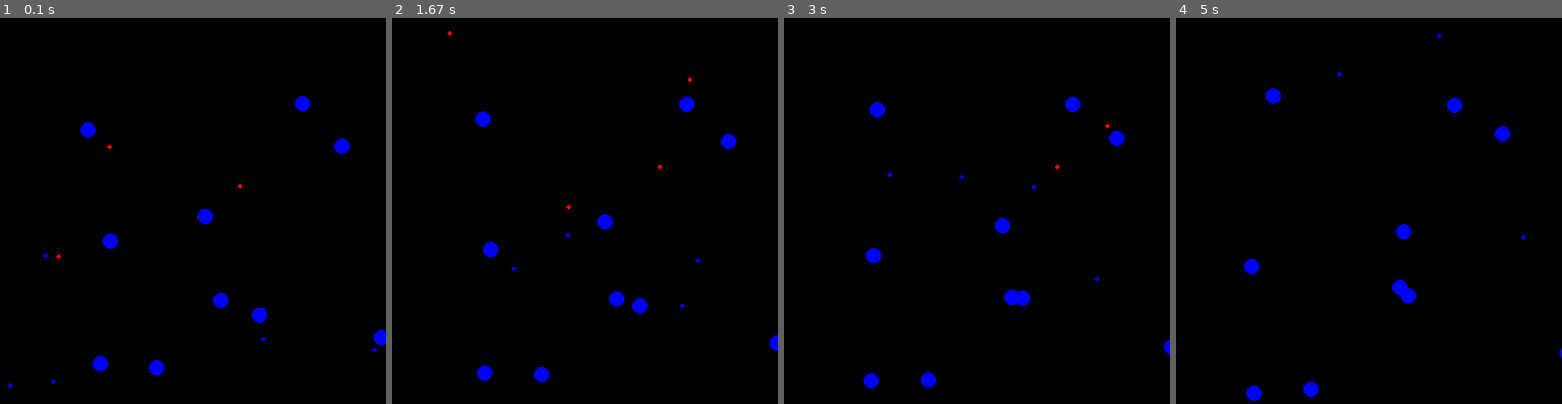
Above: before the commit, frames 1-4 (left to right).
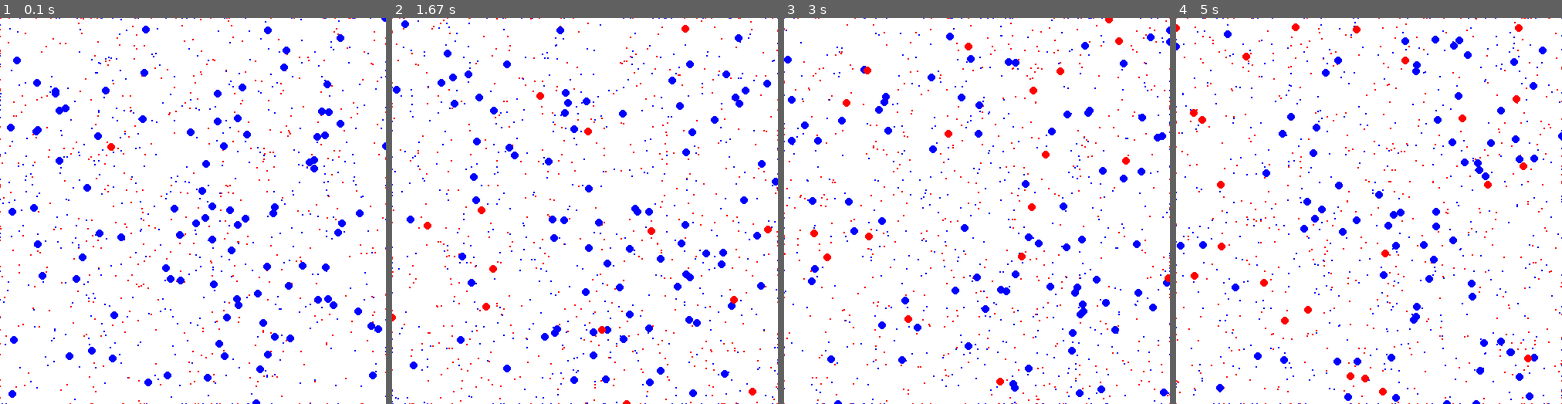
Above: after the commit, the same moments.

Repository: Athansya/dengue-simulation
Game: pygame game, started from scripts/dengueSim_test/board_test.py
The game is run twice, just before and just after one commit, with the same random seed, the same clock (stepped at 60 frames per second) and the same inputs.
Inputs:
- Up to frame 1 (0.1 s): no input
- Up to frame 2 (1.67 s): no input
- Up to frame 3 (3 s): no input
- Up to frame 4 (5 s): tap Enter every 0.33 s from 3.33 to 4.67 s

The runs differ from the first frame. In frame 1, 100% of the frame differs, in the area x 0-100%, y 0-100%; in frame 2, 100%; in frame 3, 100%; in frame 4, 100%.

Commit message:
Implemented biting and transmission rule for mosquitos

Diff:
--- a/dengueSim/agent.py
+++ b/dengueSim/agent.py
@@ -15,23 +15,34 @@
 from abc import ABC, abstractmethod
 from dataclasses import dataclass
 import numpy as np
+import pygame
 
 
 @dataclass(slots=True)
 class Agent(ABC):
+    """Abstract base agent class."""
     position: np.ndarray
     velocity: np.ndarray
     state: int
 
     def __post_init__(self):
+        """_summary_
+
+        Raises:
+            ValueError: _description_
+            ValueError: _description_
+        """
         # TODO CHANGE ERROR INFORMATION
         if self.position.shape != (2,):
             raise ValueError("Agent position must be a 1x2 array!")
         if self.velocity.shape != (2,):
             raise ValueError("Agent velocity must be a 1x2 array!")
 
-    def move(self) -> None:
+    def move(self, max_width: int, max_height: int, random: bool=False) -> None:
+        if random:
+            self._randomize_velocity()
         self.position += self.velocity
+        self._handle_borders(max_width, max_height)
 
     def update_velocity(self, new_velocity: np.ndarray) -> None:
         if new_velocity.shape != (2,):
@@ -43,9 +54,30 @@
         # TODO ADD TEST TO CHECK VALID STATES
         self.state = new_state
 
+    def _handle_borders(self, max_width: int, max_height: int) -> None:
+        # X-coordinate
+        if self.position[0] < 0:
+            self.position[0] = max_width
+        elif self.position[0] > max_width:
+            self.position[0] = 0
+        # Y-coordinate
+        if self.position[1] < 0:
+            self.position[1] = max_height
+        elif self.position[1] > max_height:
+            self.position[1] = 0
+
+    def draw(
+        self,
+        screen: pygame.Surface,
+        color: str,
+        radius: int|float
+    ) -> None:
+        pygame_vector = pygame.Vector2(self.position[0], self.position[1])
+        pygame.draw.circle(screen, color, pygame_vector, radius)
+
     @abstractmethod
-    def draw(self) -> None:
-        """Abstract method to draw agent. MUST be overriden!"""
+    def _randomize_velocity(self):
+        """Abstract method to randomize velocity."""
         pass
 
     @abstractmethod
@@ -57,8 +89,3 @@
     def apply_rules(self) -> None:
         """Abstract method for rules of agent."""
         pass
-
-    @abstractmethod
-    def _handle_borders(self) -> None:
-        """Abstract method for handling borders of agent."""
-        pass
--- a/dengueSim/human.py
+++ b/dengueSim/human.py
@@ -12,19 +12,25 @@
 Description: Human class from dengueSim.
 """
 from .agent import Agent
+from dataclasses import dataclass
 from icecream import ic
 import numpy as np
 import pygame
 import random
 
 
+@dataclass
 class Human(Agent):
-    def __init__(self, position, velocity, state):
-        super().__init__(position, velocity, state)
-
-    def draw(self, screen: pygame.Surface, color: str, radius: int | float) -> None:
-        pygame_vector = pygame.Vector2(self.position[0], self.position[1])
-        pygame.draw.circle(screen, color, pygame_vector, radius)
+    # Infected rate per infected vector
+    B_i: float = 0
+    # Infection rate per infected host
+    Beta_i: float = 0
+    # Susceptible birth rate
+    mu: float = 1/65
+    # Recovery rate
+    gamma: float = 365/7
+    # Temporary cross-immunity rate
+    alpha: float = 2
 
     def apply_rules(self) -> None:
         pass
@@ -32,8 +38,8 @@
     def check_neighbors(self, neighbors: list[Agent]) -> None:
         pass
 
-    def _handle_borders(self) -> None:
-        pass
+    def _randomize_velocity(self) -> None:
+        self.velocity = np.array([random.uniform(-10, 10), random.uniform(-10, 10)])
 
 
 def main():
--- a/dengueSim/mosquito.py
+++ b/dengueSim/mosquito.py
@@ -12,33 +12,48 @@
 Description: Mosquito class from dengueSim.
 """
 from .agent import Agent
+from dataclasses import dataclass
 from icecream import ic
 import numpy as np
 import pygame
 import random
 
 
+@dataclass
 class Mosquito(Agent):
-    def __init__(self, position, velocity, state):
-        super().__init__(position, velocity, state)
+    # Bite radius
+    bite_radius: float = 1
+    # Probability of infection
+    transmission_probability: float = 0.3
+    # Susceptible birth rate
+    upsilon: float = 36.5
+    # Infection rate per host
+    var_theta: float = 73
+    # Magnitude of sinusoidal fluctuations
+    eta: float = 0  # or 0.35
+    # Ratio of likelihood of transmission from hosts with
+    # secondary and hosts primary infection to vectors
+    var_phi: float = 0  # or 12
+    # Phase
+    phi: float = 0
 
-    def draw(
-        self,
-        screen: pygame.Surface,
-        color: str,
-        radius: int|float
-    ) -> None:
-        pygame_vector = pygame.Vector2(self.position[0], self.position[1])
-        pygame.draw.circle(screen, color, pygame_vector, radius)
+    # TODO VECTORIZE CODE IN THE FUTURE, PROBABLY BY ADDING A POPULATION CLASS OR SOME
+    # WAY OF STORING EVERY CHARACTERISTIC AS A NUMPY ARRAY
+    def _bite_human(self, human: Agent) -> None:
+        # Check if mosquito is close to human
+        if self.state == 1 and np.linalg.norm(self.position - human.position) < self.bite_radius:
+            human.state = 1 if random.random() <= self.transmission_probability else 0
 
-    def apply_rules(self) -> None:
-        pass
+
+    def apply_rules(self, human_population: list[Agent]) -> None:
+        for human in human_population:
+            self._bite_human(human)
 
     def check_neighbors(self, neighbors: list[Agent]) -> None:
         pass
 
-    def _handle_borders(self) -> None:
-        pass
+    def _randomize_velocity(self) -> None:
+        self.velocity = np.array([random.uniform(-50, 50), random.uniform(-50, 50)])
 
 
 def main():
@@ -62,7 +77,7 @@
 
     # Modifies object
     print("Updated mosquito position")
-    mosquito.move()
+    mosquito.move(max_height=500, max_width=500)
     ic(mosquito)
 
     print("Updated state and velocity")
--- a/scripts/dengueSim_test/board_test.py
+++ b/scripts/dengueSim_test/board_test.py
@@ -19,10 +19,15 @@
 
 WIDTH = 500
 HEIGHT = 500
-FPS = 10
+FPS = 60
 
-MOSQUITO_RADIUS = 3
-HUMAN_RADIUS = 10
+MOSQUITO_RADIUS = 1
+HUMAN_RADIUS = 5
+
+# Host population
+N = 100
+# Vector population
+M = 1000
 
 
 def main():
@@ -38,21 +43,21 @@
     mosquito_population = [
         Mosquito(
             position=np.array([random.uniform(0, WIDTH), random.uniform(0, HEIGHT)]),
-            velocity=np.array([random.uniform(-10, 10), random.uniform(-10, 1)]),
+            velocity=np.array([random.uniform(-50, 50), random.uniform(-50, 50)]),
             state=random.choice(
                 list(states.values())[:-1]
             ),  # Picks random state, except recovered
         )
-        for _ in range(10)
+        for _ in range(M)
     ]
 
     human_population = [
         Human(
             position=np.array([random.uniform(0, WIDTH), random.uniform(0, HEIGHT)]),
-            velocity=np.array([random.uniform(-1, 1), random.uniform(-1, 1)]),
+            velocity=np.array([random.uniform(-10, 10), random.uniform(-10, 10)]),
             state=states["susceptible"],
         )
-        for _ in range(10)
+        for _ in range(N)
     ]
 
     # Creates pygame window
@@ -63,7 +68,7 @@
     dt = 0  # Time step
 
     while running:
-        screen.fill((0, 0, 0))
+        screen.fill((255, 255, 255))
         # poll for events
         # pygame.QUIT event means the user clicked X to close your window
         for event in pygame.event.get():
@@ -79,7 +84,8 @@
                 radius=MOSQUITO_RADIUS
             )
             # Move
-            mosquito.move()
+            mosquito.move(max_width=WIDTH, max_height=HEIGHT, random=True)
+            mosquito.apply_rules(human_population)
 
         for human in human_population:
             human.draw(
@@ -88,7 +94,7 @@
                 radius=HUMAN_RADIUS
             )
             # Move
-            human.move()
+            human.move(max_width=WIDTH, max_height=HEIGHT, random=True)
 
 
         pygame.display.flip()
